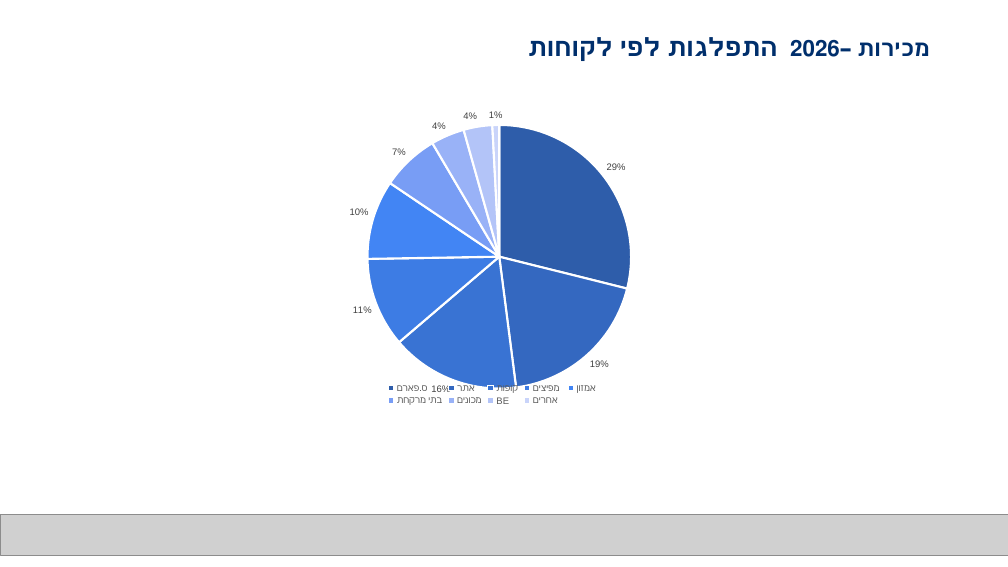
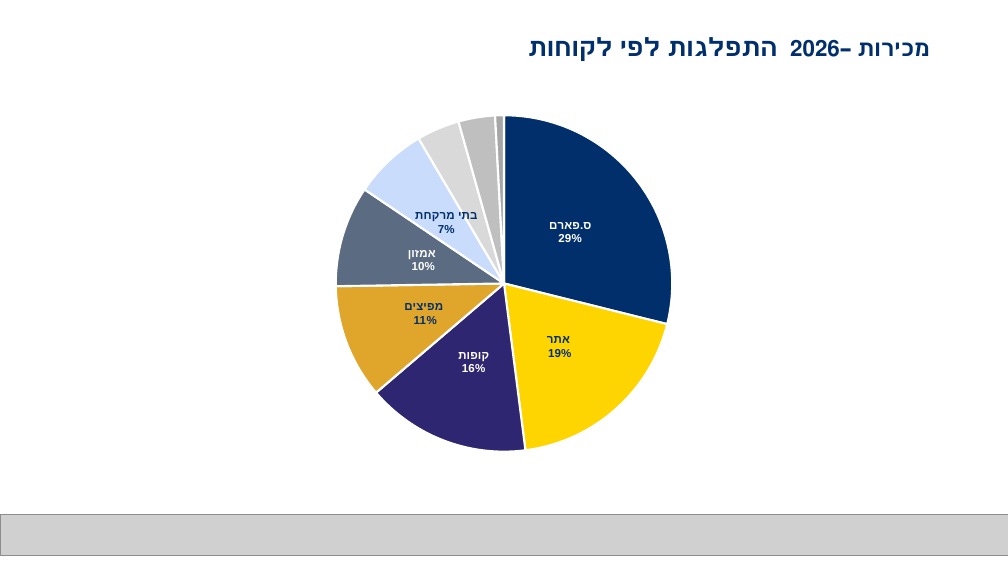
Before and after one commit to 1eyalsadot/the-5-agents, a slide deck: slide 3 of svetlana/outputs/2026-10-27-מכירות-סטטוס-ותחזית-2026.pptx. Drawn at 1008x567 pixels with LibreOffice and Linux fonts; fonts in the diff are those of the drawing; grey boxes stand for pictures. Boxes give left, top, right and bottom in pixels: in the first picture for what was removed or moved away, otherwise in the second. Text is boxed around its words. In the diff, an @@ line names an element or a change of style, - is before the commit and + after.

```diff
--- a/svetlana/outputs/2026-10-27-מכירות-סטטוס-ותחזית-2026.pptx
+++ b/svetlana/outputs/2026-10-27-מכירות-סטטוס-ותחזית-2026.pptx
@@ pie chart at (192, 105, 816, 463) @@
-Series 1: 0.29, 0.19, 0.16, 0.11, 0.1, 0.07, 0.04, 0.04, 0.01
+Series 1: 29, 19, 16, 11, 10, 7, 4, 4, 1
@@ data labels of Series 1 changed @@
@@ colours of single points changed @@
@@ legend changed @@
@@ pie chart: place and size @@
-pie chart at (222, 99, 765, 410)
+pie chart at (192, 105, 816, 463)
```
